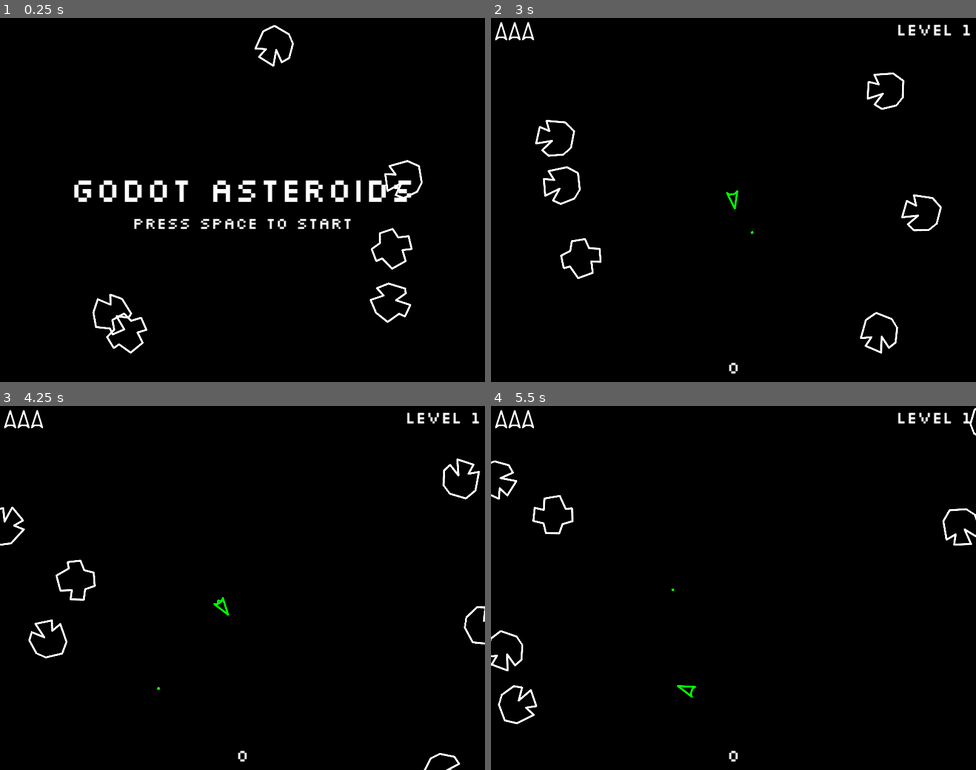
Above: before the commit, frames 1-4 (two rows, left to right).
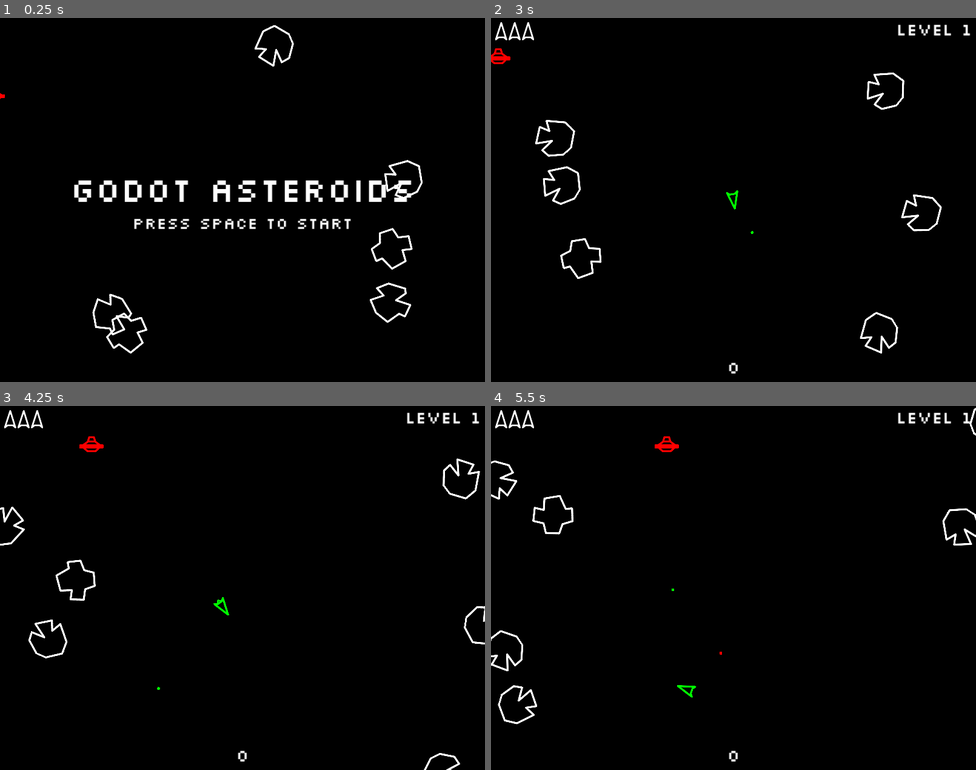
Above: after the commit, the same moments.

Repository: Synthian/godot-asteroids
Game: Godot game, scene res://main.tscn
Same seed, same stepped clock (60 frames per second), same inputs: the game is played once before the commit and once after it.
Inputs:
- Up to frame 1 (0.25 s): no input
- Up to frame 2 (3 s): tap Space (shoot) at 0.5, 0.6, 1.55, 2.1, 2.85 s; hold D (move_right) 0.53-1.28 s; tap Enter (ui_accept) at 0.77, 1.25, 1.52, 2 s; hold A (move_left) 1.28-2.03 s; tap W (boost) at 1.35 s; hold D (move_right) from 2.03 s (still down)
- Up to frame 3 (4.25 s): tap Enter (ui_accept) at 3.02, 3.77 s; release D (move_right) at 3.53 s; hold A (move_left) from 3.53 s (still down); hold W (boost) from 3.53 s (still down); tap Space (shoot) at 3.8 s
- Up to frame 4 (5.5 s): keep holding A (move_left); release W (boost) at 4.28 s; tap Space (shoot) at 4.35, 5.1 s; tap Enter (ui_accept) at 4.52 s

The runs differ from the first frame. In frame 1, less than 0.1% of the frame differs, in the area x 0-1%, y 20-23%; in frame 2, 0.1%; in frame 3, 0.1%; in frame 4, 0.1%, in the area x 33-48%, y 8-69%.

Commit message:
Saucer!

Diff:
--- a/asteroid.gd
+++ b/asteroid.gd
@@ -1,7 +1,7 @@
 extends Area2D
 class_name Asteroid
 
-signal hit
+signal hit(asteroid: Asteroid)
 
 static var LEVEL_MULTIPLIER := 0.1
 
--- a/bullet.gd
+++ b/bullet.gd
@@ -1,13 +1,23 @@
 extends Area2D
 class_name Bullet
 
+static var COLOR_INTENSITY := 7
+
 @export var speed: float
 
-func init(position: Vector2, rotation: float, impartedVelocity: Vector2) -> void:
+func initAlly(position: Vector2, rotation: float, impartedVelocity: Vector2) -> void:
 	self.position = position
 	self.rotation = rotation
+	$Sprite2D.self_modulate = Color(0, COLOR_INTENSITY, 0)
 	var aimedVelocity: Vector2 = Vector2.from_angle(rotation) * speed
 	$VelocityComponent.linearVelocity = aimedVelocity + impartedVelocity
+
+func initEnemy(position: Vector2, direction: Vector2) -> void:
+	self.position = position
+	set_collision_layer_value(3, false)
+	set_collision_layer_value(4, true)
+	$Sprite2D.self_modulate = Color(COLOR_INTENSITY, 0, 0)
+	$VelocityComponent.linearVelocity = direction * speed
 
 func _process(delta: float) -> void:
 	$VelocityComponent.move(self, delta)
--- a/bullet.tscn
+++ b/bullet.tscn
@@ -15,7 +15,6 @@
 speed = 750.0
 
 [node name="Sprite2D" type="Sprite2D" parent="."]
-self_modulate = Color(0, 7, 0, 1)
 texture = ExtResource("2_v15cx")
 
 [node name="CollisionShape2D" type="CollisionShape2D" parent="."]
--- a/explosion.gd
+++ b/explosion.gd
@@ -10,6 +10,9 @@
 	self.position = position
 	self.maxSpeed = maxSpeed
 
+func setColor(color: Color) -> void:
+	modulate = color
+
 func _ready() -> void:
 	for x in PARTICLE_COUNT:
 		var particle: ExplosionParticle = particleScene.instantiate()
--- a/large_asteroid.tscn
+++ b/large_asteroid.tscn
@@ -29,7 +29,7 @@
 
 [node name="LargeAsteroid" type="Area2D" node_paths=PackedStringArray("velocityComponent", "edgeComponent", "animatedSprite")]
 collision_layer = 2
-collision_mask = 4
+collision_mask = 12
 script = ExtResource("1_5r683")
 velocityComponent = NodePath("VelocityComponent")
 edgeComponent = NodePath("EdgeComponent")
--- a/main.gd
+++ b/main.gd
@@ -19,6 +19,7 @@
 @export var smallAsteroid: PackedScene
 @export var asteroidExplosionScene: PackedScene
 @export var playerExplosionScene: PackedScene
+@export var smallSaucerScene: PackedScene
 
 var level := -1
 var lives := STARTING_LIVES
@@ -59,6 +60,11 @@
 	spawnAsteroids()
 
 func spawnAsteroids() -> void:
+	var saucer: SmallSaucer = smallSaucerScene.instantiate()
+	saucer.init($Player)
+	saucer.add_to_group("asteroids")
+	saucer.connect("hit", saucerHit)
+	add_child(saucer)
 	for x in STARTING_ASTEROIDS:
 		var asteroid: Asteroid = largeAsteroid.instantiate()
 		var randomPosition: Vector2 = $StartPosition.position + Vector2.from_angle(randf_range(0, TAU)) * 500
@@ -108,6 +114,14 @@
 	explosion.init(position, size)
 	call_deferred("add_child", explosion)
 
+func saucerHit(saucer: Area2D) -> void:
+	addPoints(100)
+	var explosion: Explosion = asteroidExplosionScene.instantiate()
+	explosion.init(saucer.position, 50)
+	explosion.setColor(Color.RED)
+	call_deferred("add_child", explosion)
+	saucer.queue_free()
+
 func playerDeath() -> void:
 	lives -= 1
 	$UI.setLifeCount(lives)
--- a/main.tscn
+++ b/main.tscn
@@ -7,6 +7,7 @@
 [ext_resource type="PackedScene" uid="uid://dv5gsi1wujces" path="res://small_asteroid.tscn" id="4_bvvbe"]
 [ext_resource type="PackedScene" uid="uid://cyd745u8ajkgn" path="res://explosion.tscn" id="5_hw1jj"]
 [ext_resource type="PackedScene" uid="uid://m2bcuvn6uh3g" path="res://death_explosion.tscn" id="6_8svuv"]
+[ext_resource type="PackedScene" uid="uid://dw0ik3c6ox3c6" path="res://small_saucer.tscn" id="7_fi050"]
 [ext_resource type="PackedScene" uid="uid://4t34ma5alhnn" path="res://ui.tscn" id="8_h0iki"]
 
 [sub_resource type="Environment" id="Environment_ps3ec"]
@@ -23,6 +24,7 @@
 smallAsteroid = ExtResource("4_bvvbe")
 asteroidExplosionScene = ExtResource("5_hw1jj")
 playerExplosionScene = ExtResource("6_8svuv")
+smallSaucerScene = ExtResource("7_fi050")
 
 [node name="Player" parent="." instance=ExtResource("1_ii6b8")]
 visible = false
--- a/medium_asteroid.tscn
+++ b/medium_asteroid.tscn
@@ -29,7 +29,7 @@
 
 [node name="MediumAsteroid" type="Area2D" node_paths=PackedStringArray("velocityComponent", "edgeComponent", "animatedSprite")]
 collision_layer = 2
-collision_mask = 4
+collision_mask = 12
 script = ExtResource("1_oyjk1")
 velocityComponent = NodePath("VelocityComponent")
 edgeComponent = NodePath("EdgeComponent")
--- a/player.gd
+++ b/player.gd
@@ -32,7 +32,7 @@
 
 	if Input.is_action_just_pressed("shoot"):
 		var bullet: Bullet = bulletScene.instantiate()
-		bullet.init($GunPosition.global_position, rotation, $VelocityComponent.linearVelocity)
+		bullet.initAlly($GunPosition.global_position, rotation, $VelocityComponent.linearVelocity)
 		add_sibling(bullet)
 
 		if (invincible):
--- a/player.tscn
+++ b/player.tscn
@@ -28,7 +28,7 @@
 }]
 
 [node name="Player" type="Area2D"]
-collision_mask = 2
+collision_mask = 10
 script = ExtResource("1_fxocp")
 bulletScene = ExtResource("2_uemqq")
 explosionScene = ExtResource("3_tm0p0")
--- a/project.godot
+++ b/project.godot
@@ -54,7 +54,8 @@
 
 2d_physics/layer_1="player"
 2d_physics/layer_2="asteroid"
-2d_physics/layer_3="bullet"
+2d_physics/layer_3="ally_bullet"
+2d_physics/layer_4="enemy_bullet"
 
 [rendering]
 
--- a/small_asteroid.tscn
+++ b/small_asteroid.tscn
@@ -29,7 +29,7 @@
 
 [node name="SmallAsteroid" type="Area2D" node_paths=PackedStringArray("velocityComponent", "edgeComponent", "animatedSprite")]
 collision_layer = 2
-collision_mask = 4
+collision_mask = 12
 script = ExtResource("1_1cmr6")
 velocityComponent = NodePath("VelocityComponent")
 edgeComponent = NodePath("EdgeComponent")
--- /dev/null
+++ b/small_saucer.gd
@@ -0,0 +1,52 @@
+extends Area2D
+class_name SmallSaucer
+
+# enter from random Y value travelling east/west
+# periodically change direction towards player
+# shots aim toward player
+
+signal hit
+
+static var Y_PADDING := 30
+enum Direction {LEFT, RIGHT}
+
+@export var bulletScene: PackedScene
+
+var player: Area2D
+
+@onready var screen_size: Vector2 = get_viewport_rect().size
+
+func init(player: Area2D) -> void:
+	self.player = player
+
+func _ready() -> void:
+	var height := randf_range(Y_PADDING, screen_size.y - Y_PADDING)
+	var spawnSide: Direction = Direction.values().pick_random()
+	match spawnSide:
+		Direction.LEFT:
+			position.x = screen_size.x + $Sprite2D.texture.get_width()
+			position.y = height
+			$VelocityComponent.linearVelocity = Vector2(-1, 0) * $VelocityComponent.maxSpeed
+		Direction.RIGHT:
+			position.x = 0 - $Sprite2D.texture.get_width()
+			position.y = height
+			$VelocityComponent.linearVelocity = Vector2(1, 0) * $VelocityComponent.maxSpeed
+
+func _process(delta: float) -> void:
+	$VelocityComponent.move(self, delta)
+	$EdgeComponent.wrap(self, $Sprite2D.texture)
+
+func changeDirection() -> void:
+	if player:
+		var direction := (player.position - position).normalized()
+		$VelocityComponent.linearVelocity = direction * $VelocityComponent.maxSpeed
+
+func shoot() -> void:
+	if player:
+		var bullet: Bullet = bulletScene.instantiate()
+		bullet.initEnemy(position, (player.position - position).normalized())
+		add_sibling(bullet)
+
+func _on_area_entered(bullet: Area2D) -> void:
+	bullet.queue_free()
+	hit.emit(self)
--- /dev/null
+++ b/small_saucer.tscn
@@ -0,0 +1,44 @@
+[gd_scene load_steps=7 format=3 uid="uid://dw0ik3c6ox3c6"]
+
+[ext_resource type="Texture2D" uid="uid://bdomhhx1bgpdu" path="res://sprites/saucer.png" id="1_3nh3t"]
+[ext_resource type="Script" path="res://small_saucer.gd" id="1_qnn87"]
+[ext_resource type="PackedScene" uid="uid://bu34kpbmg1nlk" path="res://bullet.tscn" id="2_43ixx"]
+[ext_resource type="Script" path="res://velocity_component.gd" id="2_wlmr5"]
+[ext_resource type="Script" path="res://edge_component.gd" id="5_nw75i"]
+
+[sub_resource type="CapsuleShape2D" id="CapsuleShape2D_565wf"]
+radius = 24.0
+height = 70.0
+
+[node name="SmallSaucer" type="Area2D"]
+collision_layer = 2
+collision_mask = 4
+script = ExtResource("1_qnn87")
+bulletScene = ExtResource("2_43ixx")
+
+[node name="Sprite2D" type="Sprite2D" parent="."]
+self_modulate = Color(2, 0, 0, 1)
+texture = ExtResource("1_3nh3t")
+
+[node name="CollisionShape2D" type="CollisionShape2D" parent="."]
+rotation = 1.5708
+shape = SubResource("CapsuleShape2D_565wf")
+
+[node name="VelocityComponent" type="Node" parent="."]
+script = ExtResource("2_wlmr5")
+maxSpeed = 200.0
+
+[node name="ShotTimer" type="Timer" parent="."]
+wait_time = 2.0
+autostart = true
+
+[node name="ChangeDirectionTimer" type="Timer" parent="."]
+wait_time = 5.0
+autostart = true
+
+[node name="EdgeComponent" type="Node2D" parent="."]
+script = ExtResource("5_nw75i")
+
+[connection signal="area_entered" from="." to="." method="_on_area_entered"]
+[connection signal="timeout" from="ShotTimer" to="." method="shoot"]
+[connection signal="timeout" from="ChangeDirectionTimer" to="." method="changeDirection"]
Not shown: 1 places in main.tscn that only renumber resources
